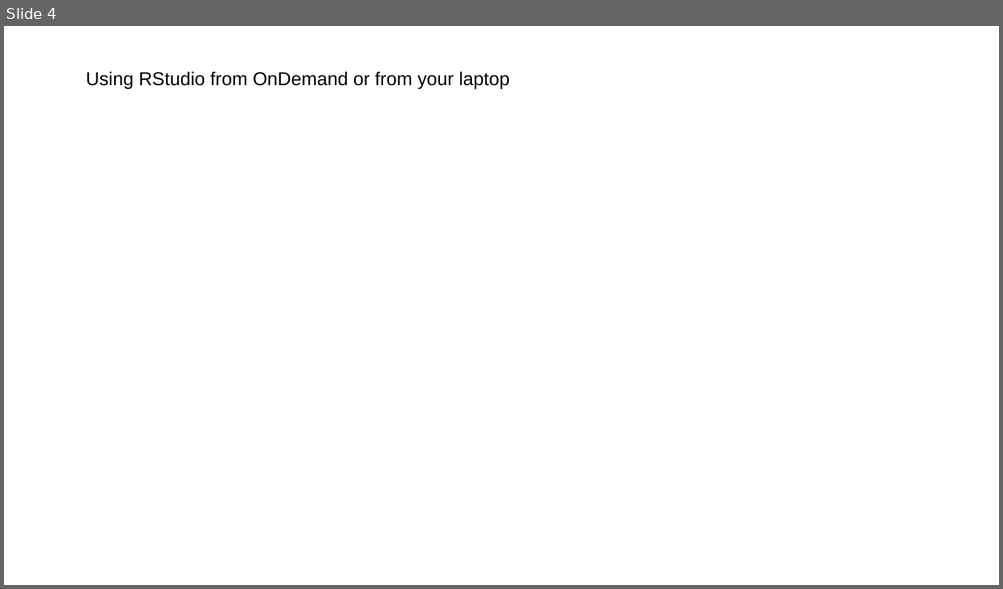
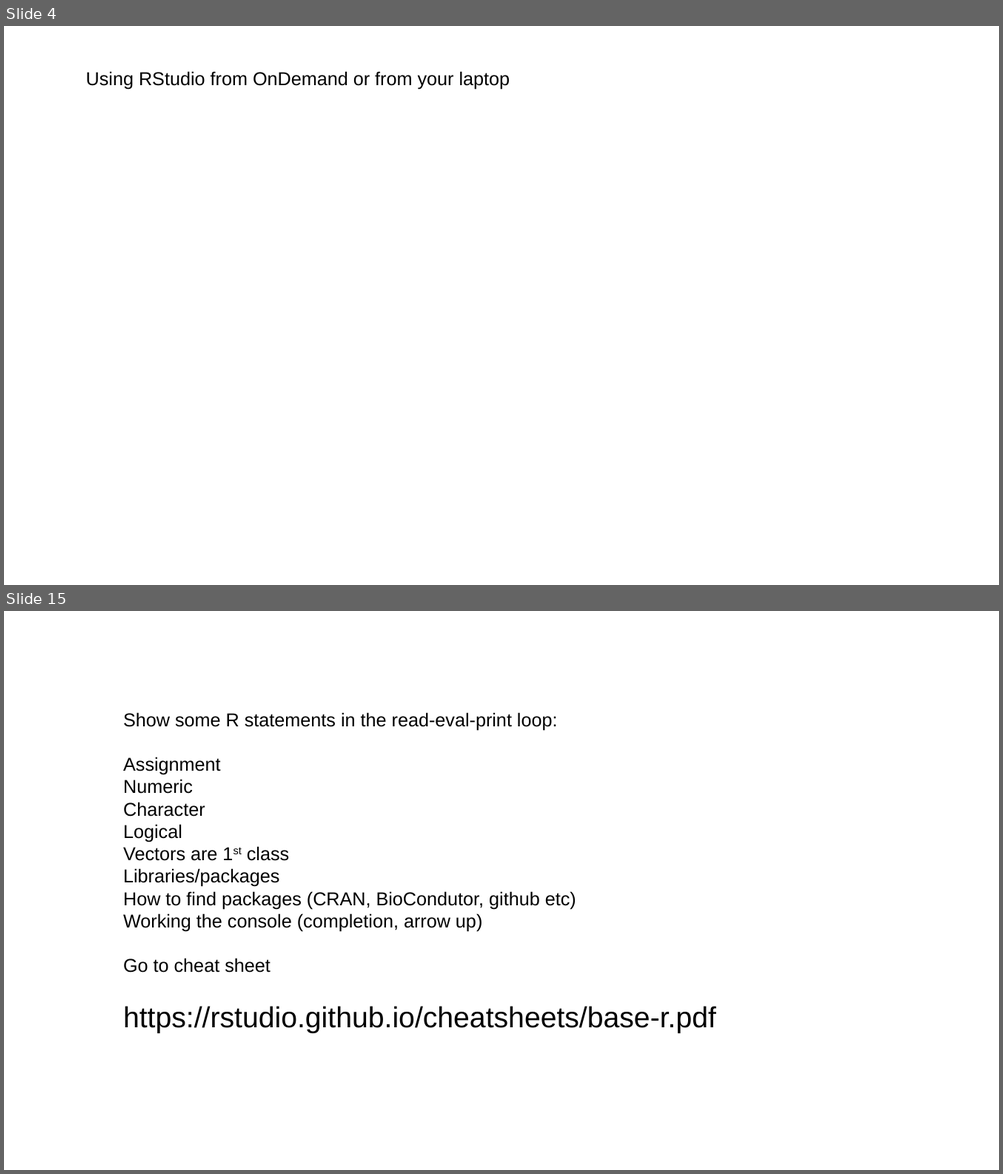
Before and after one commit to steverozen/workshops2026aug, a slide deck: slides/monday_morning/Steve_Rozen_bioinformatics-on-ramp_2026_08_03.pptx. Shown one above the other, each under a label of ours: slide 4 before the commit, slides 4 and 15 after it; the slides between them are not shown. The pictures are 1003x589 and 1003x1174 pixels, drawn with LibreOffice and Linux fonts; fonts in the diff are those of the drawing; background and template pictures are left out. Boxes give left, top, right and bottom in pixels: in the first picture for what was removed or moved away, otherwise in the second. Text is boxed around its words. In the diff, an @@ line names an element or a change of style, - is before the commit and + after.

```diff
--- a/slides/monday_morning/Steve_Rozen_bioinformatics-on-ramp_2026_08_03.pptx
+++ b/slides/monday_morning/Steve_Rozen_bioinformatics-on-ramp_2026_08_03.pptx
@@ slide 15 added at (4,611,999,1170), background #FFFFFF @@
@@ text added at (123,712,716,1034), 18 pt, text #000000 @@
+Show some R statements in the read-eval-print loop:
+Assignment
+Numeric
+Character
+Logical
+Vectors are 1st class
+Libraries/packages
+How to find packages (CRAN, BioCondutor, github etc)
+Working the console (completion, arrow up)
+Go to cheat sheet
+https://rstudio.github.io/cheatsheets/base-r.pdf
```
Also in this commit, not shown: 5 slides changed, 19 other slides added, 3 slides removed, 1 other file.
